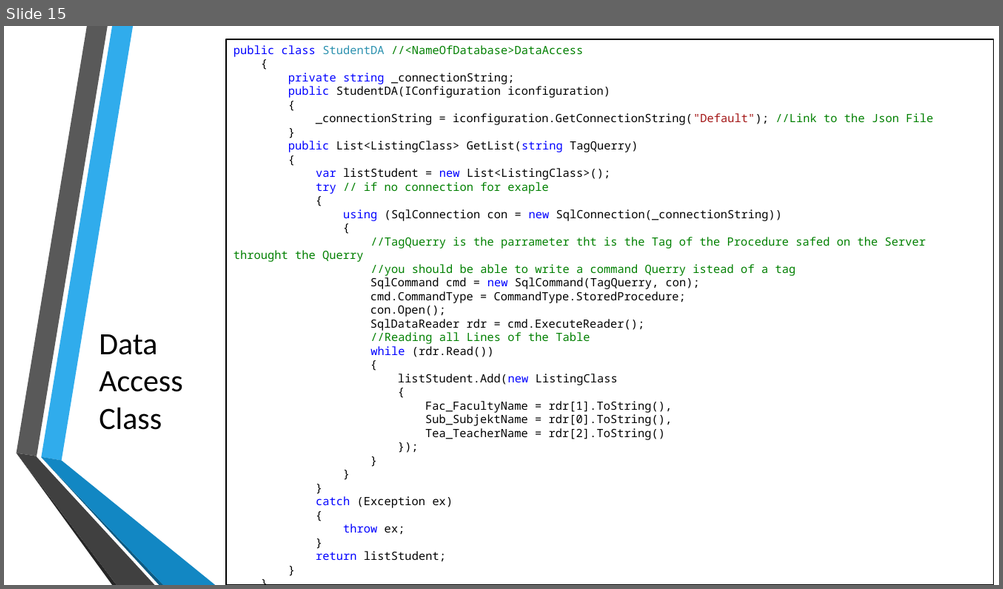
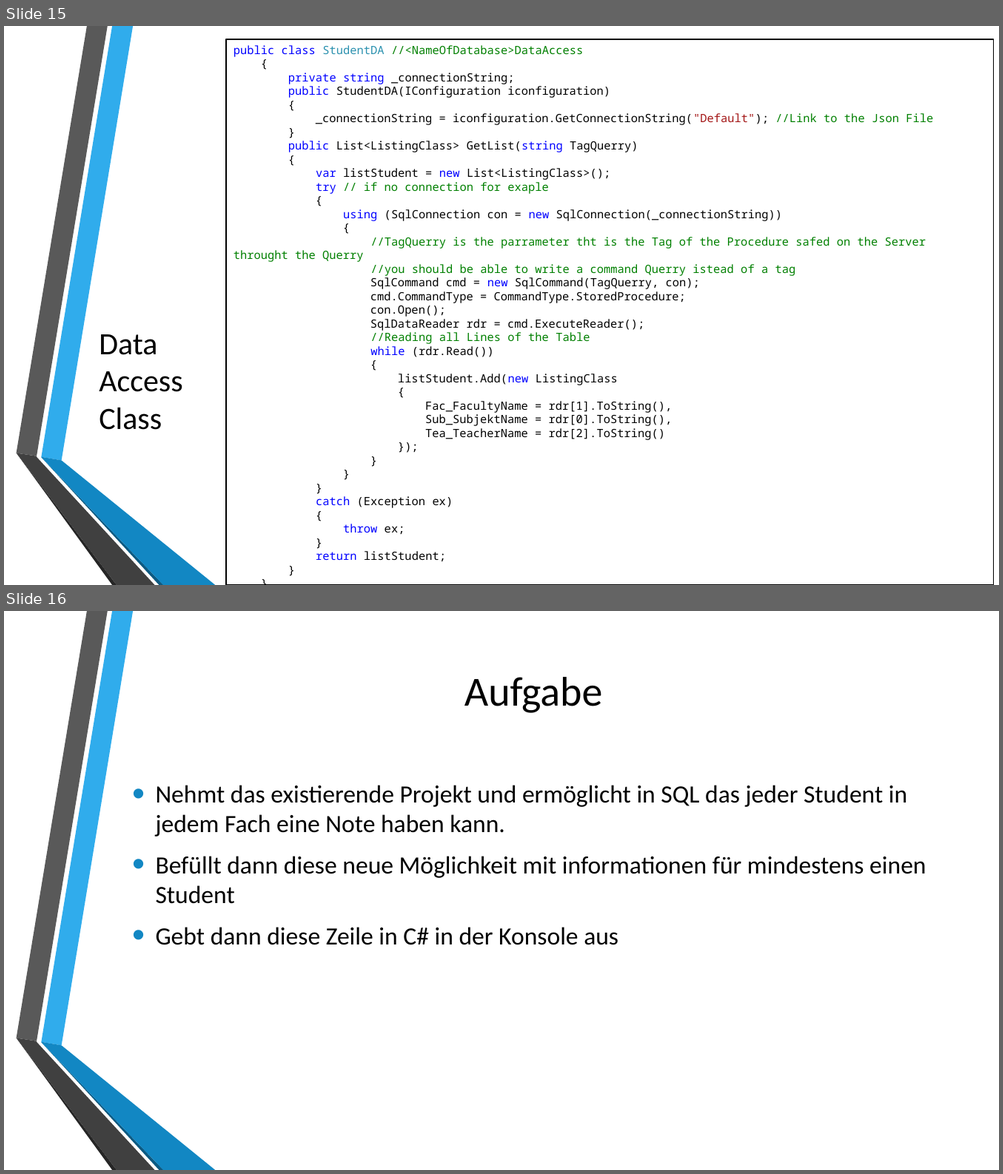
Before and after one commit to johzip/SQL_Presentation, a slide deck: Presentation.pptx. Shown one above the other, each under a label of ours: slide 15 before the commit, slides 15 and 16 after it. The pictures are 1003x589 and 1003x1174 pixels, drawn with LibreOffice and Linux fonts; fonts in the diff are those of the drawing; background and template pictures are left out. Boxes give left, top, right and bottom in pixels: in the first picture for what was removed or moved away, otherwise in the second. Text is boxed around its words. In the diff, an @@ line names an element or a change of style, - is before the commit and + after.

```diff
--- a/Presentation.pptx
+++ b/Presentation.pptx
@@ slide 16 added at (4,611,999,1170), background picture (left out); not listed: 6 template elements that a slide beside it also shows @@
@@ title added at (464,677,602,713), 40 pt, text #000000 @@
+Aufgabe
@@ text added at (156,785,925,945), 24 pt, text #000000 @@
+• Nehmt das existierende Projekt und ermöglicht in SQL das jeder Student in jedem Fach eine Note haben kann.
+• Befüllt dann diese neue Möglichkeit mit informationen für mindestens einen Student
+• Gebt dann diese Zeile in C# in der Konsole aus
```
Also in this commit, not shown: 18 other files.
